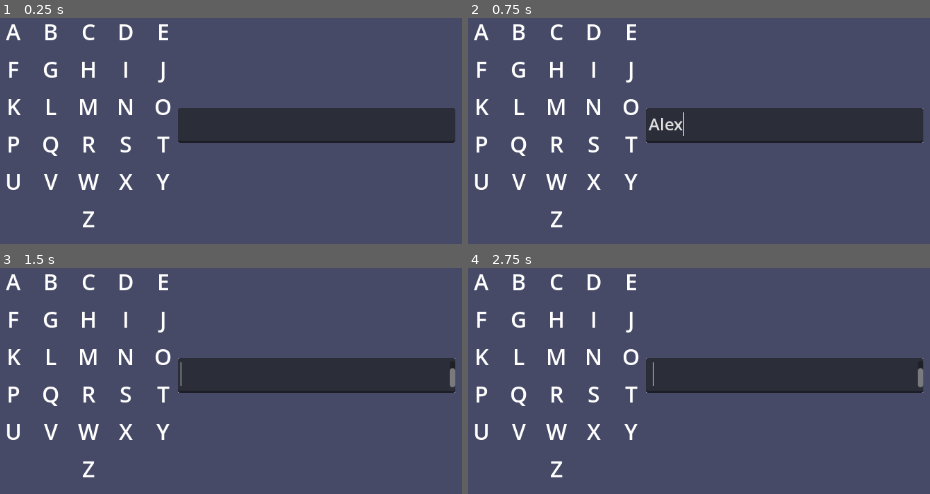
Above: before the commit, frames 1-4 (two rows, left to right).
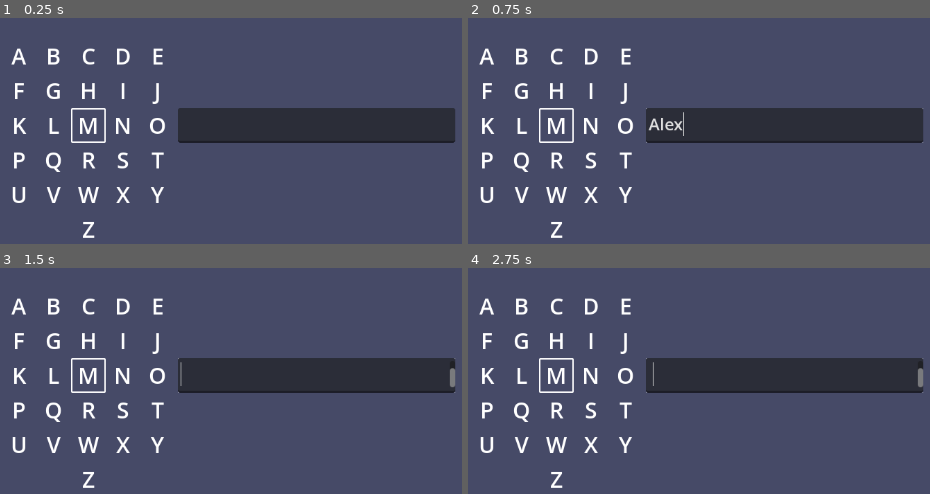
Above: after the commit, the same moments.

Repository: zoeesilcock/tetra_type
Game: Godot game, scene res://main.tscn
Same seed, same stepped clock (60 frames per second), same inputs: the game is played once before the commit and once after it.
Inputs (mouse positions are in pixels of both pictures, inside the frame that each line leads up to):
- Up to frame 1 (0.25 s): no input
- Up to frame 2 (0.75 s): click (786, 126) at 0.52 s; type "Alex" at 0.6 s
- Up to frame 3 (1.5 s): tap Enter at 1.25 s
- Up to frame 4 (2.75 s): tap Space at 2 s

The runs differ from the first frame. In frame 1, 5.8% of the frame differs, in the area x 1-38%, y 2-98%; in frame 2, 5.8%; in frame 3, 5.8%; in frame 4, 5.8%.

Commit message:
Use custom positioning and add a cursor

Diff:
--- a/tetra_board.gd
+++ b/tetra_board.gd
@@ -1,37 +1,48 @@
 class_name TetraBoard
 extends Control
 
-@export var grid : GridContainer
 @export var key_scene : PackedScene
+@export var cursor_scene : PackedScene
 
-var _keys : Dictionary
-var _current_position : Vector2
+var cursor : Panel
+var keys : Dictionary
+var current_position : Vector2
 
 func _ready() -> void:
 	_create_keys()
-	_current_position = Vector2(2, 2)
+	_create_cursor()
+
+	_set_cursor_position(Vector2(0, 0))
+
+func _create_cursor() -> void:
+	cursor = cursor_scene.instantiate()
+	add_child(cursor)
+
+func _set_cursor_position(cursor_position : Vector2) -> void:
+	current_position = cursor_position
+	cursor.position = keys[current_position].position
 
 func _create_keys() -> void:
-	var row : int = 0
-	var col : int = 0
+	var row : int = -2
+	var col : int = -2
 
 	for letter_code : int in range(65, 91):
 		var key : TetraKey = _create_key(char(letter_code))
+		var key_size : Vector2 = key.custom_minimum_size
 
 		# Hacky approach to get Z centered on the last row.
 		if (char(letter_code) == "Z"):
-			grid.add_child(_create_key(char(32)))
-			grid.add_child(_create_key(char(32)))
 			col += 2
 
-		grid.add_child(key)
+		add_child(key)
+		key.position = (Vector2(col, row) * key_size) + key_size * 2
 
-		var key_coordinate : Vector2 = Vector2(row, col)
-		_keys[key_coordinate] = key
+		var key_coordinate : Vector2 = Vector2(col, row)
+		keys[key_coordinate] = key
 
 		col += 1
-		if col > 4:
-			col = 0
+		if col > 2:
+			col = -2
 			row += 1
 
 func _create_key(letter : String) -> TetraKey:
--- a/tetra_board.tscn
+++ b/tetra_board.tscn
@@ -1,25 +1,23 @@
-[gd_scene load_steps=3 format=3 uid="uid://cnbfe8lu1srk2"]
+[gd_scene load_steps=4 format=3 uid="uid://cnbfe8lu1srk2"]
 
 [ext_resource type="Script" path="res://tetra_board.gd" id="1_ofd8y"]
 [ext_resource type="PackedScene" uid="uid://dqc7qdmp1ior8" path="res://tetra_key.tscn" id="2_3rdxm"]
+[ext_resource type="PackedScene" uid="uid://byoihpmxg82ia" path="res://tetra_cursor.tscn" id="3_2ges7"]
 
-[node name="TetraBoard" type="Control" node_paths=PackedStringArray("grid")]
+[node name="TetraBoard" type="Control"]
 custom_minimum_size = Vector2(250, 250)
 layout_mode = 3
-anchors_preset = 15
-anchor_right = 1.0
-anchor_bottom = 1.0
+anchors_preset = 8
+anchor_left = 0.5
+anchor_top = 0.5
+anchor_right = 0.5
+anchor_bottom = 0.5
+offset_left = -125.0
+offset_top = -125.0
+offset_right = 125.0
+offset_bottom = 125.0
 grow_horizontal = 2
 grow_vertical = 2
 script = ExtResource("1_ofd8y")
-grid = NodePath("GridContainer")
 key_scene = ExtResource("2_3rdxm")
-
-[node name="GridContainer" type="GridContainer" parent="."]
-layout_mode = 1
-anchors_preset = 15
-anchor_right = 1.0
-anchor_bottom = 1.0
-grow_horizontal = 2
-grow_vertical = 2
-columns = 5
+cursor_scene = ExtResource("3_2ges7")
--- /dev/null
+++ b/tetra_cursor.tscn
@@ -0,0 +1,28 @@
+[gd_scene load_steps=2 format=3 uid="uid://byoihpmxg82ia"]
+
+[sub_resource type="StyleBoxFlat" id="StyleBoxFlat_381od"]
+bg_color = Color(0.6, 0.6, 0.6, 0)
+border_width_left = 2
+border_width_top = 2
+border_width_right = 2
+border_width_bottom = 2
+border_color = Color(1, 1, 1, 1)
+corner_radius_top_left = 1
+corner_radius_top_right = 1
+corner_radius_bottom_right = 1
+corner_radius_bottom_left = 1
+
+[node name="Control" type="Panel"]
+custom_minimum_size = Vector2(50, 50)
+anchors_preset = 8
+anchor_left = 0.5
+anchor_top = 0.5
+anchor_right = 0.5
+anchor_bottom = 0.5
+offset_left = -25.0
+offset_top = -25.0
+offset_right = 25.0
+offset_bottom = 25.0
+grow_horizontal = 2
+grow_vertical = 2
+theme_override_styles/panel = SubResource("StyleBoxFlat_381od")
